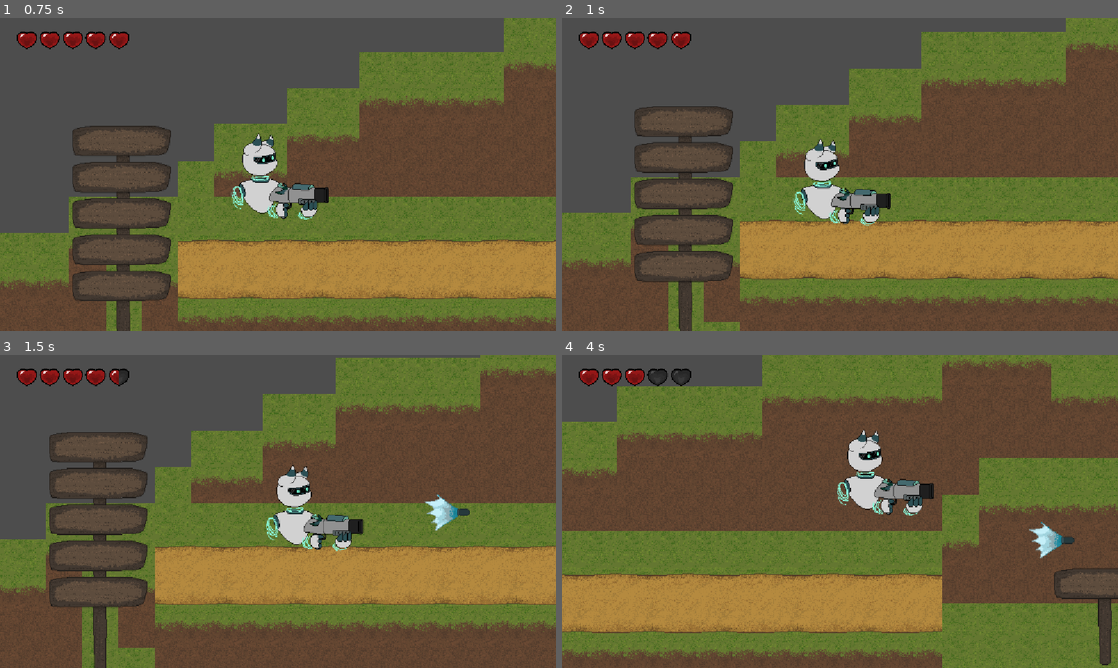
Above: before the commit, frames 1-4 (two rows, left to right).
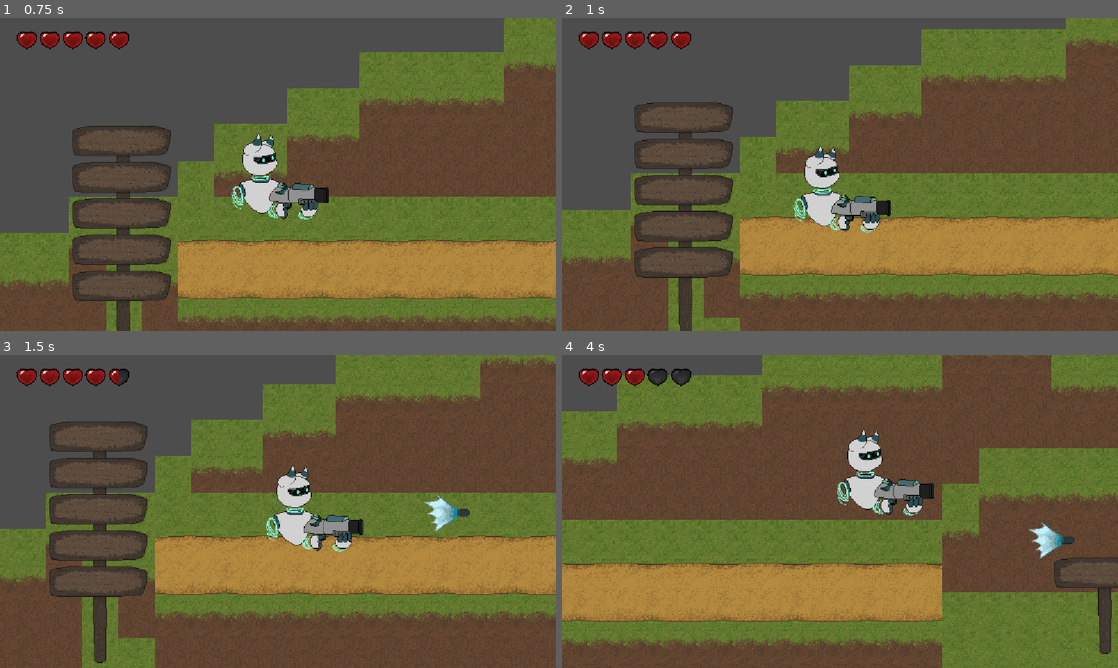
Above: after the commit, the same moments.

Repository: Dekoder-py/DaydreamProject
Game: Godot game, scene res://scenes/start_menu.tscn
Same seed, same stepped clock (60 frames per second), same inputs: the game is played once before the commit and once after it. Sound files missing from this copy of the repository are replaced by a short silence.
Inputs:
- Up to frame 1 (0.75 s): click "Start!" at 0.5 s
- Up to frame 2 (1 s): no input
- Up to frame 3 (1.5 s): tap Enter (shoot) at 1.25, 1.35 s; hold D (right) from 1.28 s (still down)
- Up to frame 4 (4 s): tap W (jump) at 1.52, 2.27, 3.77 s; tap Enter (shoot) at 2.1, 2.85, 3.6 s; release D (right) at 2.78 s; hold A (left) 2.78-3.53 s; hold D (right) from 3.53 s (still down)

Frame 1 is identical in both runs. In frame 2, 14% of the frame differs, in the area x 0-100%, y 0-100%; in frame 3, 22%; in frame 4, 22%.

Commit message:
fix player hitbox for enemy detection

Diff:
--- a/scenes/player.tscn
+++ b/scenes/player.tscn
@@ -6,10 +6,10 @@
 [ext_resource type="AudioStream" uid="uid://c8ffi1umtp2gt" path="res://assets/death.wav" id="4_dqkch"]
 
 [sub_resource type="RectangleShape2D" id="RectangleShape2D_dqkch"]
-size = Vector2(163, 211.875)
+size = Vector2(142.1875, 188.43752)
 
 [sub_resource type="RectangleShape2D" id="RectangleShape2D_qlg0r"]
-size = Vector2(178.15625, 183.59375)
+size = Vector2(220.91405, 228.51563)
 
 [node name="Player" type="CharacterBody2D" groups=["player"]]
 scale = Vector2(0.8, 0.8)
@@ -21,8 +21,8 @@
 texture = ExtResource("2_dqkch")
 
 [node name="CollisionShape" type="CollisionShape2D" parent="."]
-position = Vector2(4.499999, 23.999996)
-scale = Vector2(0.79999995, 0.79999995)
+position = Vector2(-13.124997, 14.625)
+scale = Vector2(0.7999998, 0.7999998)
 shape = SubResource("RectangleShape2D_dqkch")
 
 [node name="Camera" type="Camera2D" parent="."]
@@ -45,7 +45,7 @@
 collision_mask = 4
 
 [node name="CollisionShape2D" type="CollisionShape2D" parent="EnemyDetector2000"]
-position = Vector2(2.5125036, 7.812504)
+position = Vector2(-13.365631, -9.375001)
 scale = Vector2(0.8, 0.8)
 shape = SubResource("RectangleShape2D_qlg0r")
 
